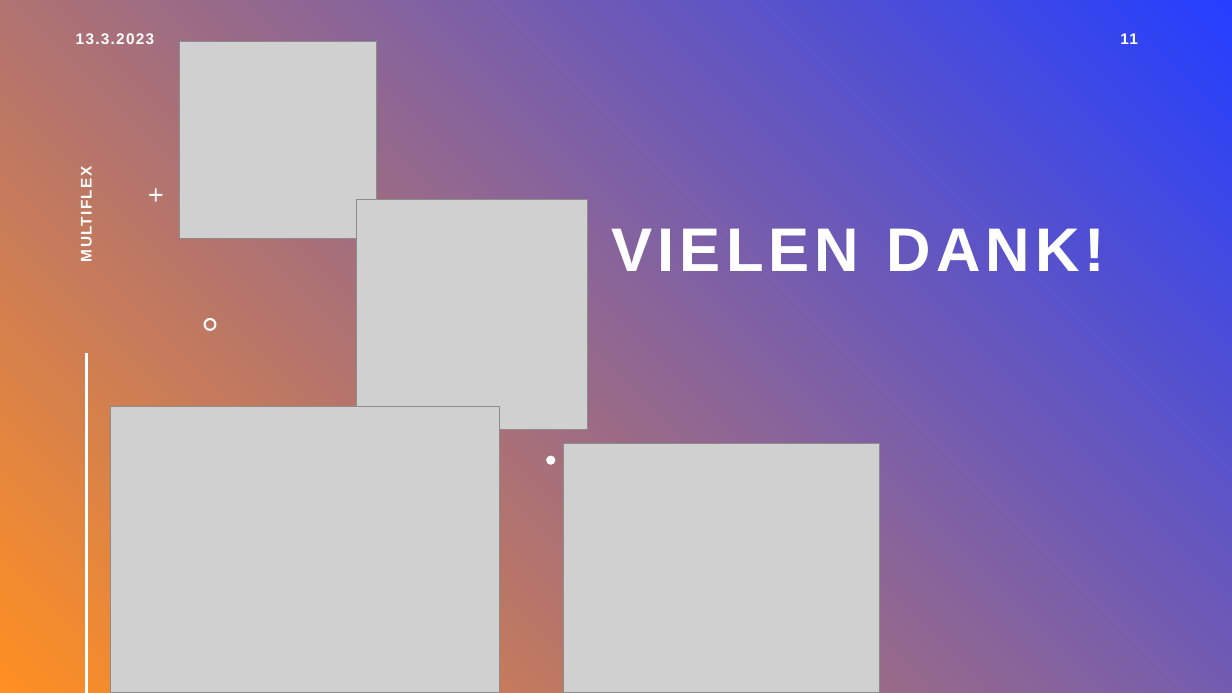
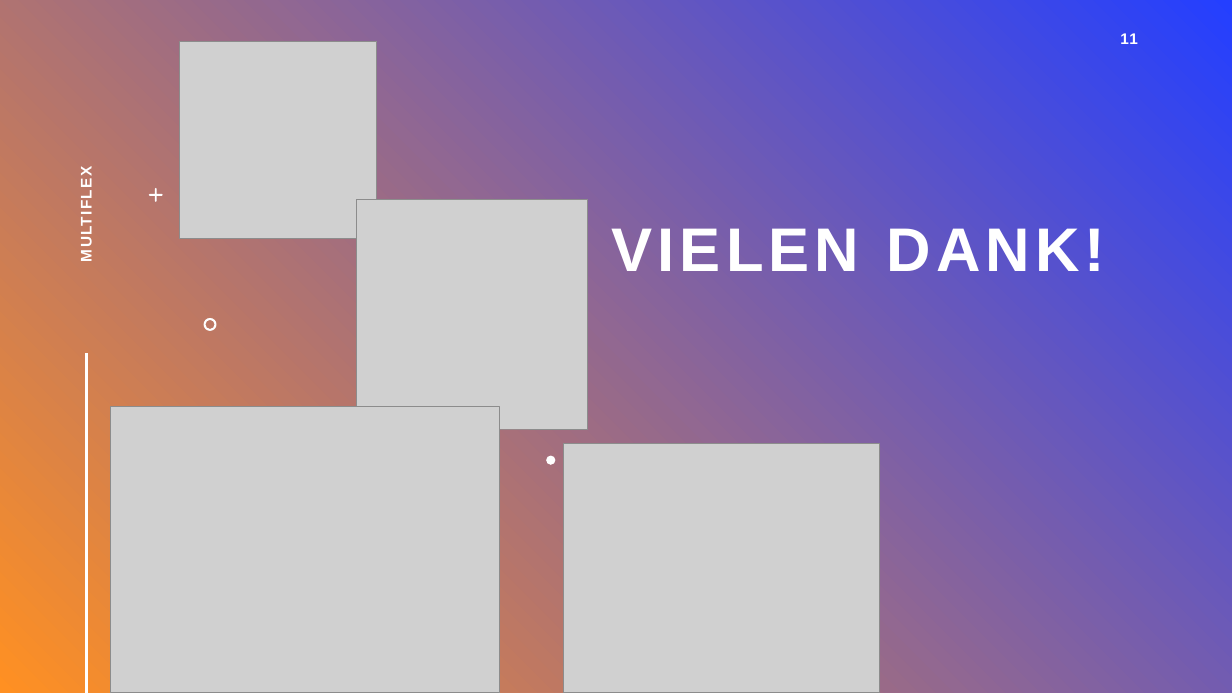
Before and after one commit to LegitesMax/multiflexlbkv, a slide deck: slide 11 of Präsentation/ProjectAward.pptx. Drawn at 1232x693 pixels with LibreOffice and Linux fonts; fonts in the diff are those of the drawing; grey boxes stand for pictures. Boxes give left, top, right and bottom in pixels: in the first picture for what was removed or moved away, otherwise in the second. Text is boxed around its words. In the diff, an @@ line names an element or a change of style, - is before the commit and + after.

```diff
--- a/Präsentation/ProjectAward.pptx
+++ b/Präsentation/ProjectAward.pptx
@@ text removed at (76, 33, 154, 44) @@
-13.3.2023
```
Also in this commit, not shown: 8 other slides changed, 1 slide added, 1 slide removed, 3 other files.
